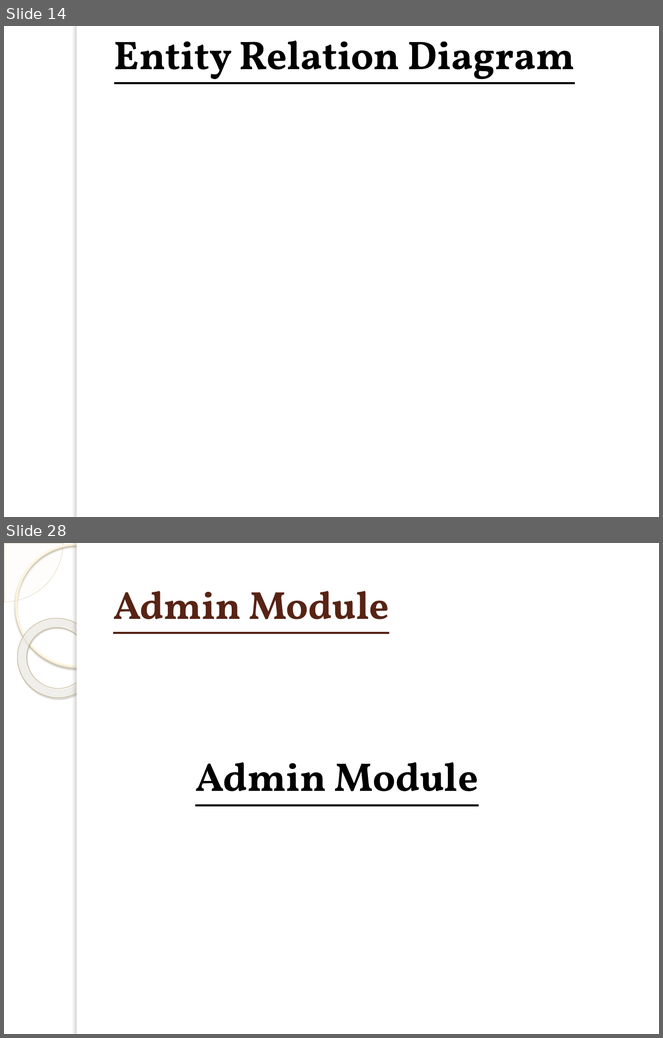
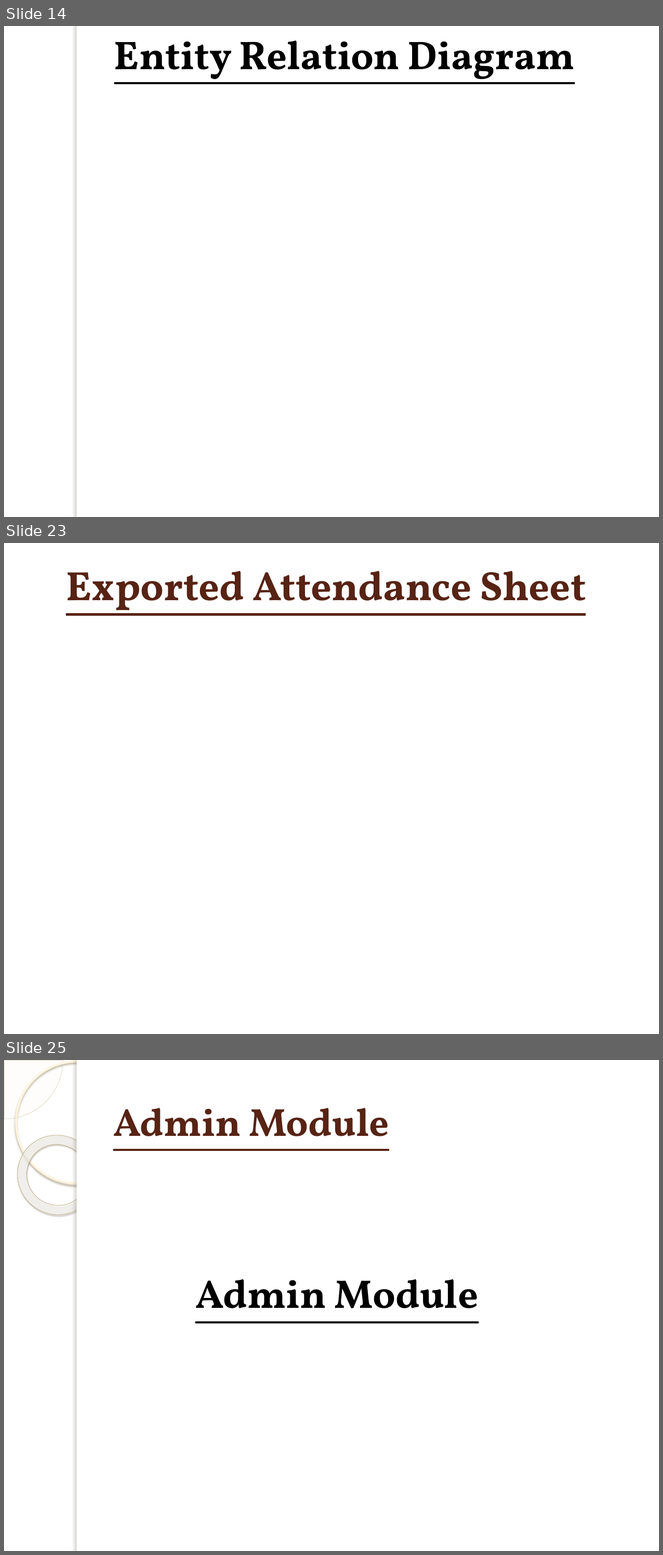
Before and after one commit to Muradali-786/fyp-thesis, a slide deck: fyp presentation New.pptx. Shown one above the other, each under a label of ours: slides 14 and 28 before the commit, slides 14, 23 and 25 after it; the slides between them are not shown. The pictures are 663x1038 and 663x1555 pixels, drawn with LibreOffice and Linux fonts; fonts in the diff are those of the drawing; background and template pictures are left out. Boxes give left, top, right and bottom in pixels: in the first picture for what was removed or moved away, otherwise in the second. Text is boxed around its words. In the diff, an @@ line names an element or a change of style, - is before the commit and + after.

```diff
--- a/fyp presentation New.pptx
+++ b/fyp presentation New.pptx
@@ slide 23 added at (4,543,659,1034), background picture (left out) @@
@@ title added at (66,571,586,616), 45 pt, text #572314, bold, underline @@
+Exported Attendance Sheet
@@ what was slide 28 is now slide 25 @@
```
Also in this commit, not shown: 5 slides changed, 5 other slides added, 9 slides removed.
